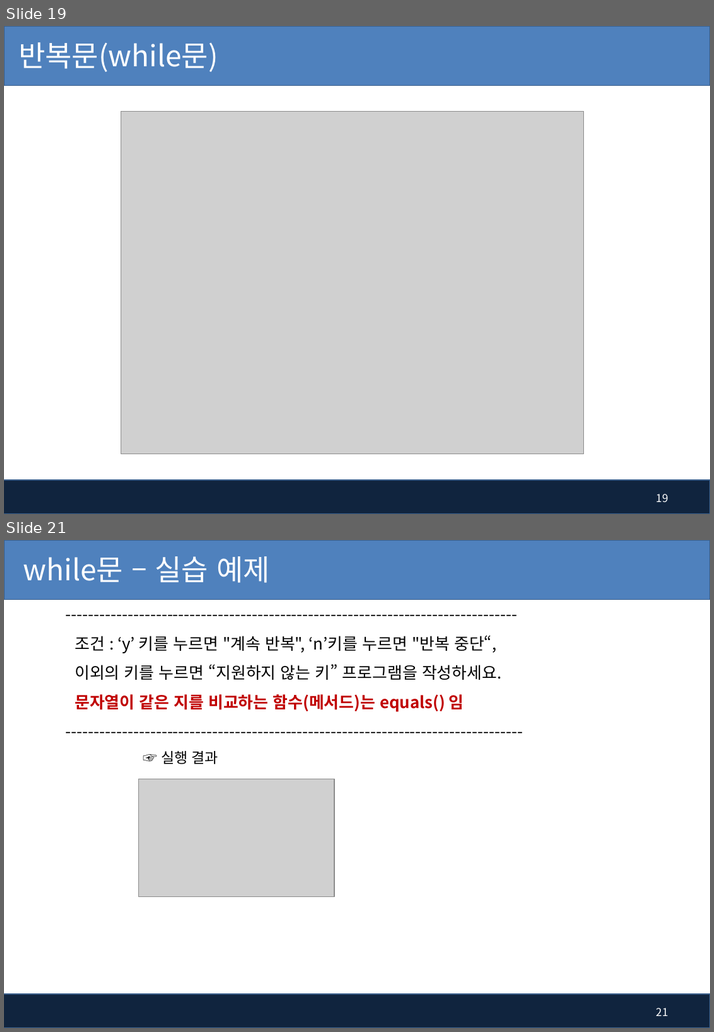
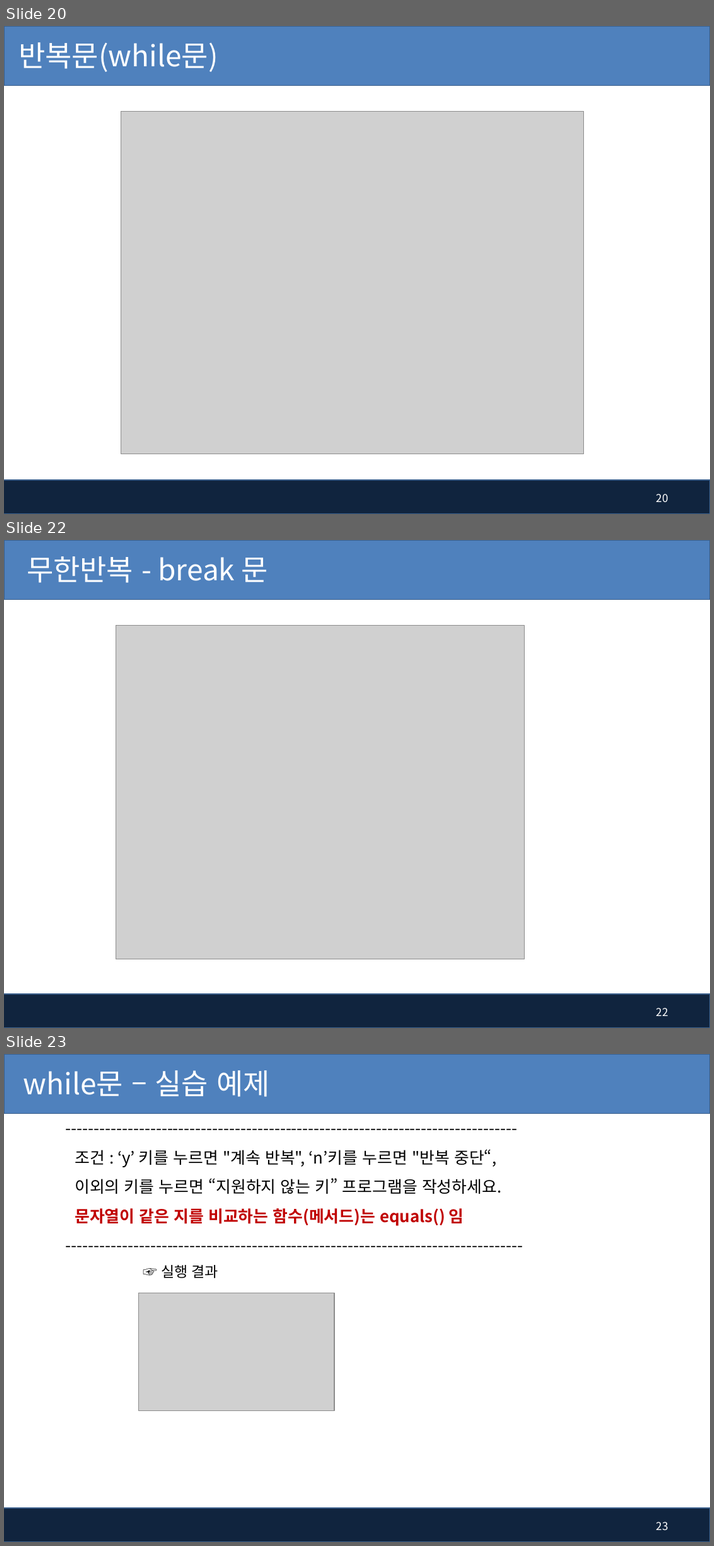
Before and after one commit to kiyongee2/green_project_web, a slide deck: java_ppt/3장-제어문(조건, 반복).pptx. Shown one above the other, each under a label of ours: slides 19 and 21 before the commit, slides 20, 22 and 23 after it; the slides between them are not shown. The pictures are 714x1032 and 714x1546 pixels, drawn with LibreOffice and Linux fonts; fonts in the diff are those of the drawing; grey boxes stand for pictures; background and template pictures are left out. Boxes give left, top, right and bottom in pixels: in the first picture for what was removed or moved away, otherwise in the second. Text is boxed around its words. In the diff, an @@ line names an element or a change of style, - is before the commit and + after.

```diff
--- a/java_ppt/3장-제어문(조건, 반복).pptx
+++ b/java_ppt/3장-제어문(조건, 반복).pptx
@@ slide 22 added at (4,540,710,1028), background #FFFFFF; not listed: 2 template elements that a slide beside it also shows @@
@@ title added at (27,556,268,583), 32 pt, text #FFFFFF @@
+무한반복 - break 문
@@ picture added at (116,625,524,960) @@
@@ page number added at (655,1008,667,1016), 12 pt, text #FFFFFF @@
+22
@@ what was slide 19 is now slide 20 @@
@@ page number at (655,494,667,502): text changed @@
-19
+20
@@ what was slide 21 is now slide 23 @@
@@ page number at (655,1522,667,1531): text changed @@
-21
+23
```
Also in this commit, not shown: 2 slides changed, 1 other slide added, 2 other files.
